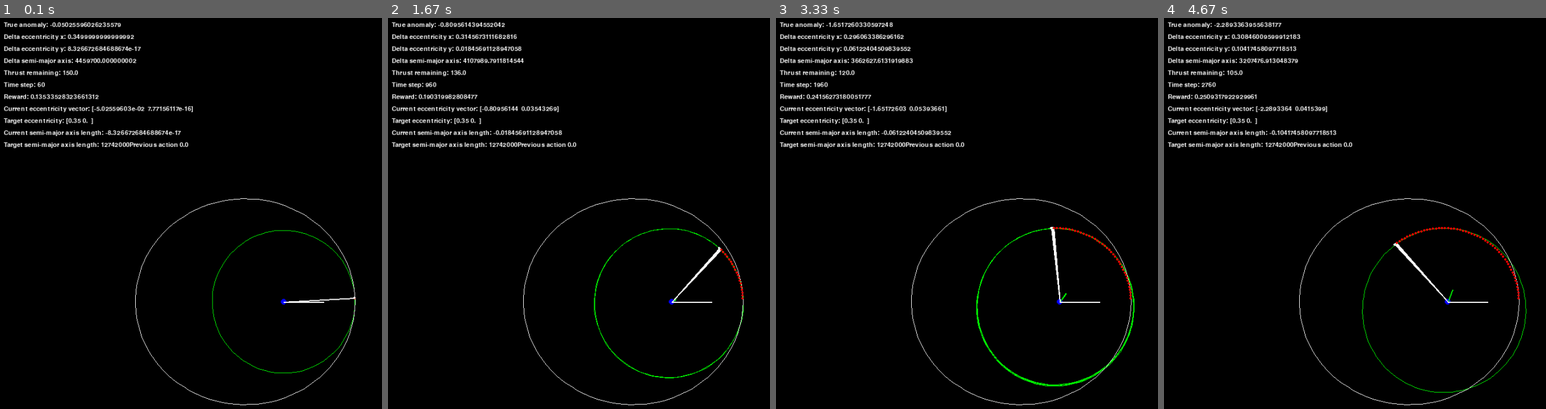
Above: before the commit, frames 1-4 (left to right).
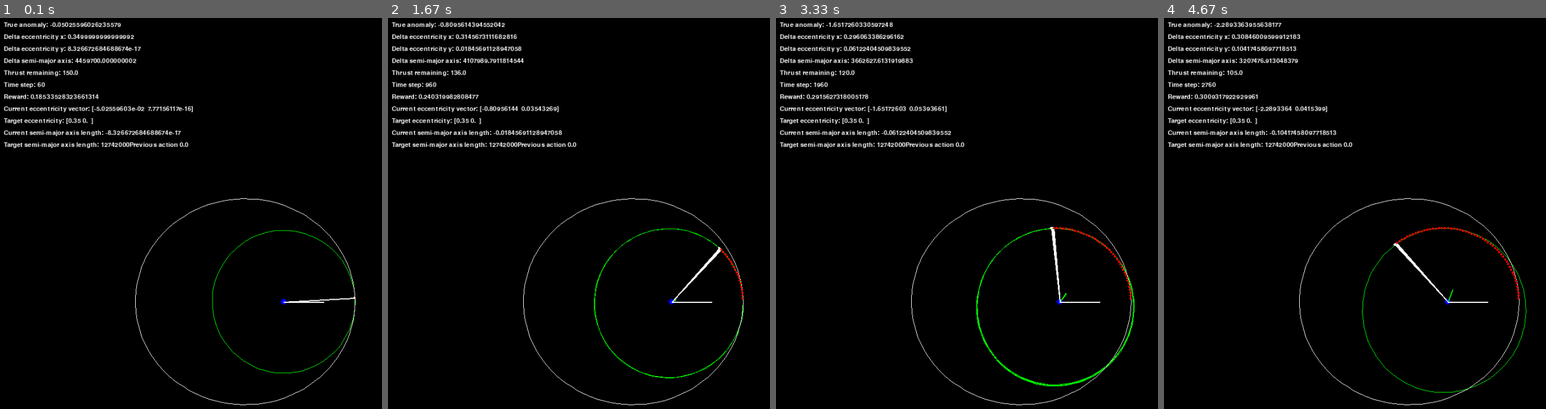
Above: after the commit, the same moments.

Repository: degtrdg/hohmann-transfer-rl
Game: pygame game, started from game.py
The game is run twice, just before and just after one commit, with the same random seed, the same clock (stepped at 60 frames per second) and the same inputs.
Inputs:
- Up to frame 1 (0.1 s): no input
- Up to frame 2 (1.67 s): tap Space at 0.33, 0.73, 1.03, 1.23, 1.57 s
- Up to frame 3 (3.33 s): tap Space at 1.87, 2.07, 2.37, 2.63, 2.97, 3.27 s
- Up to frame 4 (4.67 s): tap Space at 3.4, 3.8, 4.1, 4.47 s

The runs differ from the first frame. In frame 1, less than 0.1% of the frame differs, in the area x 10-26%, y 19-21%; in frame 2, 0.2%, in the area x 9-24%, y 19-21%; in frame 3, 0.1%; in frame 4, 0.1%.

Commit message:
added action into reward

Diff:
--- a/SimpleBurnEnv.py
+++ b/SimpleBurnEnv.py
@@ -49,8 +49,8 @@
 
         # The minimum and maximum values for each observation parameter, used to define the bounds of the observation space.
         # They are arrays of 6 values, corresponding to the six parameters outlined in the 'Observation' section.
-        self.min_obs = np.array([0, -1, -1, -np.inf, 0])
-        self.max_obs = np.array([2*np.pi, 1, 1, np.inf, 150])
+        self.min_obs = np.array([0, -1, -1, -np.inf, 0, 0])
+        self.max_obs = np.array([2*np.pi, 1, 1, np.inf, 150, 1])
 
         # The maximum time for the simulation. After this time has passed, the simulation will end.
         self.max_t = 10000
@@ -62,7 +62,7 @@
         # The action space is discrete and can be either 0 or 1, corresponding to no thrust or full thrust.
         # The observation space is continuous and is defined by the min_obs and max_obs arrays.
         self.action_space = spaces.Discrete(2)
-        self.observation_space = spaces.Box(low=self.min_obs, high=self.max_obs, shape=(5,), dtype=np.float64)
+        self.observation_space = spaces.Box(low=self.min_obs, high=self.max_obs, shape=(6,), dtype=np.float64)
 
         # This is a reference to an object representing the two-body problem. It provides necessary functions for orbit calculation.
         self.tbr = tbr()
@@ -88,7 +88,7 @@
         self.state = None
         self.target = None
 
-    def reward(self, state):
+    def reward(self, state, action):
         # This is the reward function, which calculates a reward value based on the current state and the target state.
         # The reward value is used to guide the spaceship's learning process.
         # The greater the reward, the more desirable the corresponding action is, from the spaceship's perspective.
@@ -97,13 +97,18 @@
         # This is done using the numpy's function 'norm' which computes the norm (magnitude) of the difference vector.
         delta_e = np.linalg.norm(state[1:3])/np.linalg.norm(self.target[0])
         delta_a = state[3]/(self.target[1]-self.a0)
+
+        if action == state[5]:
+            continuity_reward = 0.05
+        else:
+            continuity_reward = 0
         # We calculate the reward. The reward is designed to be larger when the spaceship is closer to its target orbit.
         # It is a function of delta_a and delta_e, such that the reward decreases exponentially as delta_a and delta_e increase.
         # This means the spaceship gets a higher reward for being closer to the target orbit.
         # The terms (2*delta_a/((target[1]-self.a0))) and (delta_e/(self.target[1]) are normalization terms,
         # which adjust the magnitudes of delta_a and delta_e relative to the range of possible semi-major axes and eccentricities.
         # The squaring and exponential functions make sure that the reward changes smoothly and has nice mathematical properties.
-        return np.exp(-((delta_a)**2 + (delta_e)**2))
+        return np.exp(-((delta_a)**2 + (delta_e)**2)) + continuity_reward + action*0.05
 
     def step(self, action, dt=10):
         # TODO: Add further terminal conditions and reward
@@ -146,7 +151,7 @@
             self.state[4] -= 1
 
         # Calculate the reward for the current state.
-        reward = self.reward(self.state)
+        reward = self.reward(self.state, action)
         e_norm = np.linalg.norm(self.state[1:3])
 
         # Check termination conditions: either the maximum time has been reached, or the spaceship has achieved its goal,
--- a/save_simple_model.py
+++ b/save_simple_model.py
@@ -29,7 +29,7 @@
 
 TIMESTAMPS = 5000
 # Train the model and save it
-for i in range(1,101):
+for i in range(1,200):
     model.learn(total_timesteps=TIMESTAMPS, reset_num_timesteps=False, progress_bar=False)
     model.save(path=f'{model_dir}/{TIMESTAMPS*i}')
     print(f"Model saved at {model_dir}/{TIMESTAMPS*i}")
--- a/simple_model_test.py
+++ b/simple_model_test.py
@@ -10,10 +10,11 @@
 
 env = sbe()
 env.reset(theta=5*np.pi/4)
+env.state[5] = 1
 
 model_dir = "models/simple/DQN"
-# model = PPO.load(f'{model_dir}/180000')
-model = PPO.load("saved-models/120000_simple_no_ta")
+model = PPO.load(f'{model_dir}/500000')
+# model = PPO.load("saved-models/120000_simple_no_ta")
 
 # Initial orbit
 trajectory = om.orbit_trajectory(env.orbit_state[1:3], env.orbit_state[3])
@@ -34,9 +35,13 @@
         plt.scatter(env.ivp_state[0], env.ivp_state[1], color='red', marker='x', s=40)
         break
     positions[i,:] = env.ivp_state[0:2]
-burns = np.asarray(burns)
+
 plt.plot(positions[:,0], positions[:,1], 'darkorange', alpha=1)
-plt.scatter(burns[:,0], burns[:,1], color='k', marker='x', linewidth=.5, s=10)
+if len(burns) > 0:
+    burns = np.array(burns)
+    plt.scatter(burns[:,0], burns[:,1], color='k', marker='x', linewidth=.5, s=10)
+else:
+    print("No burns")
 
 # Final orbit
 trajectory = om.orbit_trajectory(env.orbit_state[1:3], env.orbit_state[3])
--- a/simple_reward.py
+++ b/simple_reward.py
@@ -19,7 +19,7 @@
 max_t = 1700
 positions = np.empty((max_t,2))
 orbits = np.empty((max_t, 4))
-states = np.empty((max_t,5))
+states = np.empty((max_t,6))
 actions = np.empty(max_t)
 
 while True:
@@ -88,7 +88,7 @@
 
 # Reward plot
 plt.subplot(2,3,3)
-rewards = np.array([env.reward(states[i,:]) for i in range(max_t)])
+rewards = np.array([env.reward(states[i,:], actions[i]) for i in range(max_t)])
 plt.title("Reward")
 plt.plot(rewards, color='blue')
 ax2 = plt.twinx()
@@ -113,7 +113,7 @@
 print("state:", env.state[1:3], np.linalg.norm(env.state[1:3]), env.state[3]/env.tbr.r1)
 print("target", env.target[0], np.linalg.norm(env.target[0]), env.target[1]/env.tbr.r1)
 print("--------------------")
-print("reward:", env.reward(env.state))
+print("reward:", env.reward(env.state, 0))
 print("total reward:", np.sum(rewards))
 print("initial reward:", rewards[0])
 plt.show()
